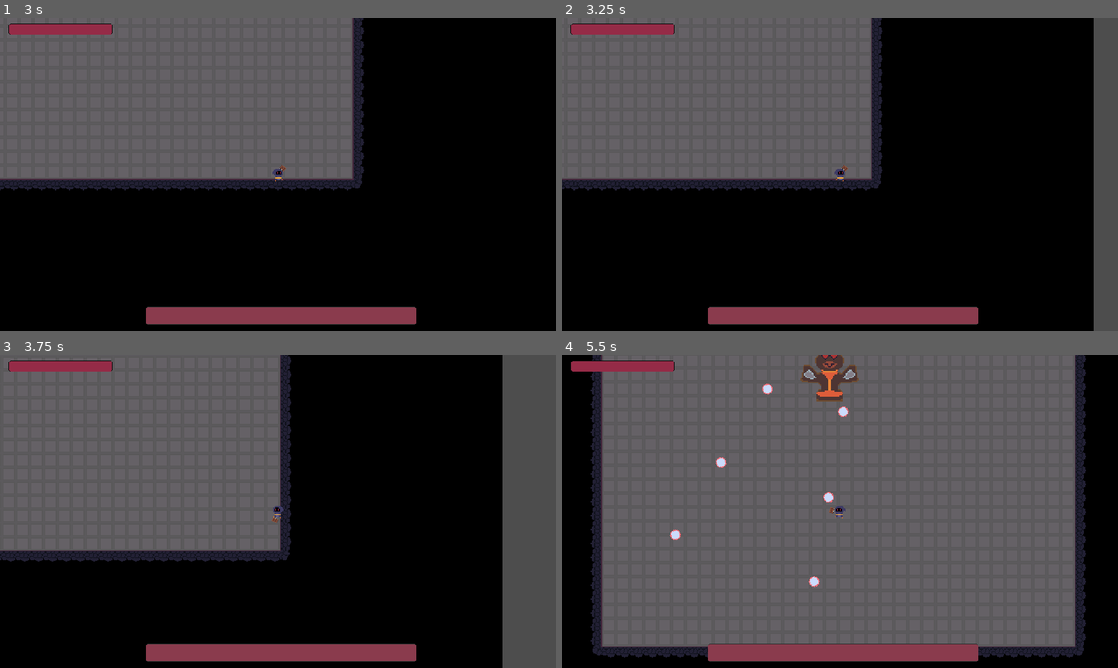
Above: before the commit, frames 1-4 (two rows, left to right).
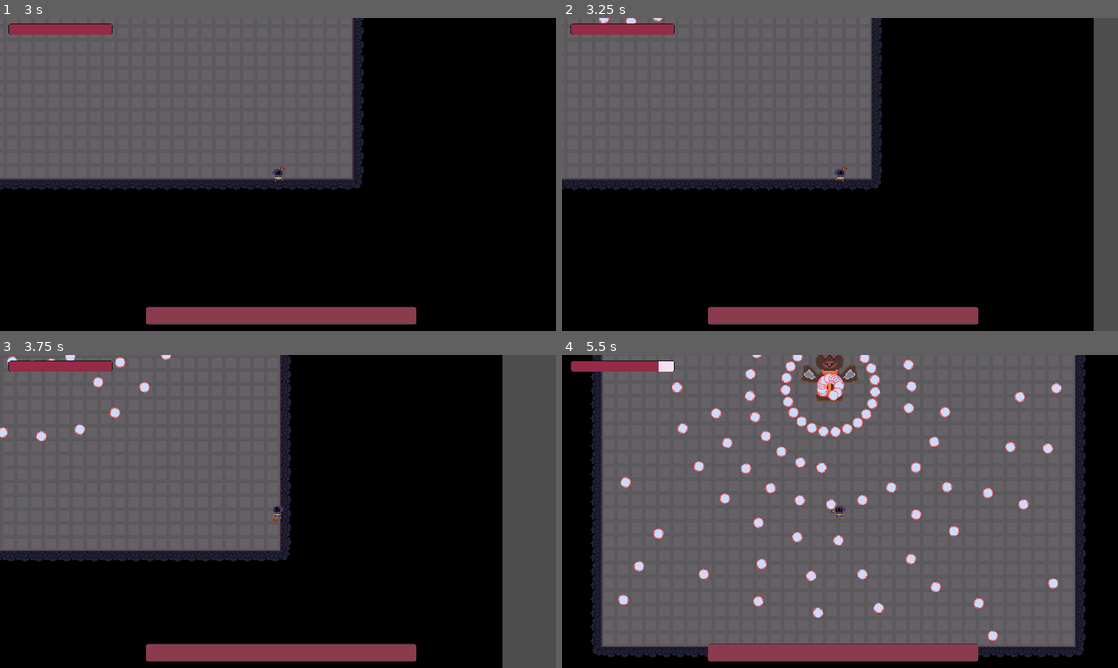
Above: after the commit, the same moments.

Repository: Arssin/Bullet_Hell_Jam
Game: Godot game, scene res://scenes/main_scene.tscn
Two runs of this game, one before a commit and one after it. Both use one fixed random seed, a clock stepped at 60 frames per second and the inputs below.
Inputs (mouse positions are in pixels of both pictures, inside the frame that each line leads up to):
- Up to frame 1 (3 s): click "Start" at 0.5 s; move the mouse to (400, 158) at 1.27 s; hold D (move_right) 1.28-2.03 s; click (400, 158) at 1.35 s; move the mouse to (166, 190) at 2.02 s; hold S (move_down) 2.03-2.78 s; tap Space (dash) at 2.1 s; move the mouse to (333, 105) at 2.77 s; hold D (move_right) from 2.78 s (still down); tap E (player_action) at 2.85 s
- Up to frame 2 (3.25 s): keep holding D (move_right)
- Up to frame 3 (3.75 s): move the mouse to (250, 574) at 3.52 s; release D (move_right) at 3.53 s; hold W (move_up) from 3.53 s (still down); click (250, 574) at 3.6 s
- Up to frame 4 (5.5 s): move the mouse to (1006, 558) at 4.27 s; release W (move_up) at 4.28 s; hold Left (move_left) from 4.28 s (still down); tap Space (dash) at 4.35 s; move the mouse to (673, 464) at 5.02 s; tap E (player_action) at 5.1 s

Frame 1 is identical in both runs. In frame 2, less than 0.1% of the frame differs, in the area x 6-19%, y 0-2%; in frame 3, 0.4%; in frame 4, 4.1%, in the area x 10-90%, y 0-92%.

Commit message:
spawn pattern 1

Diff:
--- a/scenes/Level1.tscn
+++ b/scenes/Level1.tscn
@@ -8,29 +8,24 @@
 [ext_resource type="PackedScene" uid="uid://csp0pjl6er5ri" path="res://scenes/doors.tscn" id="5_dm1nn"]
 [ext_resource type="Script" path="res://addons/BulletUpHell/Nodes/BuHPattern.gd" id="5_ju8rn"]
 [ext_resource type="Script" path="res://addons/BulletUpHell/Nodes/BuHBulletProperties.gd" id="6_26i1f"]
+[ext_resource type="Script" path="res://addons/BulletUpHell/SpawnPatterns/PatternCircle.gd" id="6_prigi"]
 [ext_resource type="Script" path="res://addons/BulletUpHell/Bullet/BulletProps.gd" id="7_t82y8"]
 [ext_resource type="Script" path="res://addons/BulletUpHell/Bullet/animStates.gd" id="8_4sres"]
-[ext_resource type="Script" path="res://addons/BulletUpHell/SpawnPatterns/PatternCustomPoints.gd" id="8_t1h7j"]
 
 [sub_resource type="Curve2D" id="Curve2D_43yod"]
-_data = {
-"points": PackedVector2Array(0, 0, 0, 0, 39, -113, 0, 0, 0, 0, 4, -119, 0, 0, 0, 0, -18, -149, 0, 0, 0, 0, -16, -193)
-}
-point_count = 4
-
-[sub_resource type="NavigationPolygon" id="NavigationPolygon_383a2"]
-resource_name = "PatternCustomPoints"
+
+[sub_resource type="NavigationPolygon" id="NavigationPolygon_1vdv1"]
+resource_name = "PatternCircle"
 source_geometry_group_name = &"navigation_polygon_source_group"
-script = ExtResource("8_t1h7j")
-calculate_angles = 0
-angles = []
-center_pos = Vector2(0, 0)
-reversed_angle = false
+script = ExtResource("6_prigi")
+radius = 0
+angle_total = 5.13275
+angle_decal = 0.0
 symmetric = false
-center = 0
-symmetry_type = 1
+center = 5
+symmetry_type = 0
 bullet = "1"
-nbr = 2
+nbr = 19
 iterations = -1
 pattern_angle = 0.0
 pattern_angle_target = NodePath("")
@@ -40,7 +35,7 @@
 forced_lookat_mouse = false
 forced_pattern_lookat = true
 cooldown_stasis = false
-cooldown_spawn = 1.0
+cooldown_spawn = 0.4
 cooldown_shoot = 0.0
 cooldown_next_spawn = 0.0
 cooldown_next_shoot = 0.0
@@ -49,10 +44,6 @@
 wait_tween_time = 0.0
 
 [sub_resource type="Curve2D" id="Curve2D_cgq40"]
-_data = {
-"points": PackedVector2Array(0, 0, 0, 0, -21, -64)
-}
-point_count = 1
 
 [sub_resource type="Curve" id="Curve_5ajrc"]
 
@@ -140,6 +131,8 @@
 r_scale_multi_iter_variation = Vector3(0, 0, 0)
 r_scale_multi_scale_variation = Vector3(0, 0, 0)
 
+[sub_resource type="Curve2D" id="Curve2D_dxx0x"]
+
 [node name="Level1" type="Node2D"]
 position = Vector2(21, 87)
 script = ExtResource("1_v0v1c")
@@ -172,14 +165,15 @@
 position = Vector2(765, 185)
 
 [node name="Node" type="Node2D" parent="."]
+position = Vector2(646, 197)
 
 [node name="SpawnPoint" type="Node2D" parent="Node"]
-position = Vector2(647, 198)
+position = Vector2(1, 1)
 script = ExtResource("4_7c4ei")
 active = true
 auto_pattern_id = "circle"
 shared_area_name = "two"
-rotating_speed = 0.0
+rotating_speed = 20.0
 pool_amount = 50
 auto_start_on_cam = true
 auto_start_after_time = 1.0
@@ -188,17 +182,21 @@
 trigger_container = NodePath("")
 
 [node name="SpawnPattern" type="Path2D" parent="Node"]
-position = Vector2(600, 372)
+position = Vector2(-47, 174)
 curve = SubResource("Curve2D_43yod")
 script = ExtResource("5_ju8rn")
 id = "circle"
-pattern = SubResource("NavigationPolygon_383a2")
+pattern = SubResource("NavigationPolygon_1vdv1")
 
 [node name="BulletPattern" type="Path2D" parent="Node"]
-position = Vector2(607, 338)
+position = Vector2(-40, 140)
 curve = SubResource("Curve2D_cgq40")
 script = ExtResource("6_26i1f")
 id = "1"
 props = SubResource("PackedDataContainer_kbvv8")
 
+[node name="SpawnPattern2" type="Path2D" parent="Node"]
+curve = SubResource("Curve2D_dxx0x")
+script = ExtResource("5_ju8rn")
+
 [connection signal="boss_died" from="Totem" to="." method="_on_totem_boss_died"]
Not shown: 1 places in scenes/Level1.tscn that only renumber resources
